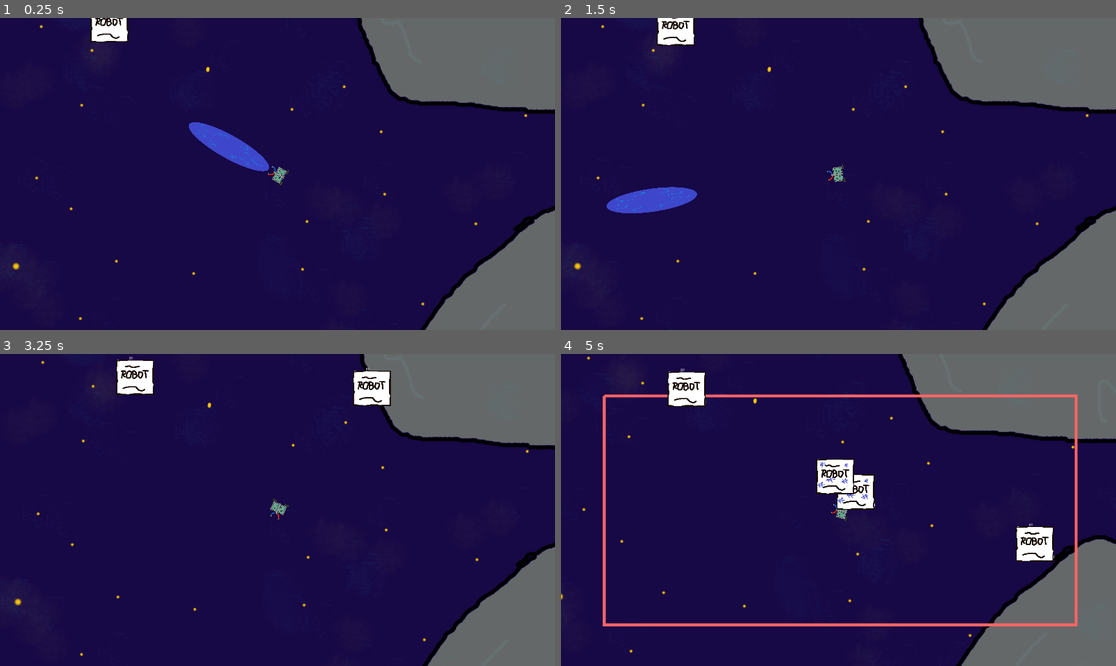
Above: before the commit, frames 1-4 (two rows, left to right).
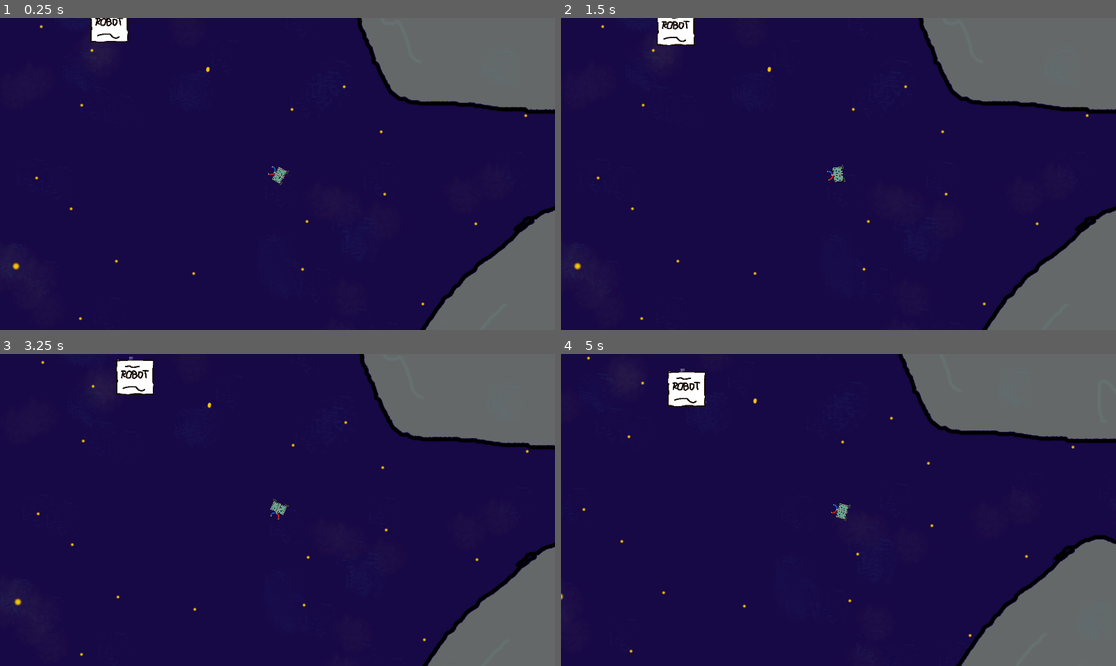
Above: after the commit, the same moments.

Repository: game-jam-team-gut/not-so-lonely
Game: Godot game, scene res://Space.tscn
Two runs of this game, one before a commit and one after it. Both use one fixed random seed, a clock stepped at 60 frames per second and the inputs below.
Inputs (mouse positions are in pixels of both pictures, inside the frame that each line leads up to):
- Up to frame 1 (0.25 s): no input
- Up to frame 2 (1.5 s): move the mouse to (960, 158) at 0.52 s; hold Right mouse button (m2) 0.53-1.28 s; move the mouse to (727, 189) at 1.27 s; click (727, 189) at 1.35 s
- Up to frame 3 (3.25 s): right-click (166, 525) at 1.55 s; move the mouse to (333, 441) at 2.02 s; hold Right mouse button (m2) 2.03-2.78 s; move the mouse to (249, 572) at 2.77 s; right-click (249, 572) at 2.85 s
- Up to frame 4 (5 s): move the mouse to (1005, 556) at 3.52 s; press the mouse at (1005, 556) at 3.53 s; right-click (1005, 556) at 3.8 s; move the mouse to (672, 463) at 4.27 s; release the mouse at (672, 463) at 4.28 s; right-click (672, 463) at 4.35 s

The runs differ from the first frame. In frame 1, 1.0% of the frame differs, in the area x 34-49%, y 33-50%; in frame 2, 1.0%; in frame 3, 0.8%; in frame 4, 4.9%, in the area x 7-94%, y 12-88%.

Commit message:
Working Magnetic Field

Diff:
--- a/Space/Barney.tscn
+++ b/Space/Barney.tscn
@@ -1,12 +1,11 @@
-[gd_scene load_steps=7 format=2]
+[gd_scene load_steps=6 format=2]
 
 [ext_resource path="res://Space/Barney/Barney.png" type="Texture" id=1]
-[ext_resource path="res://Space/Barney/MagneticField.png" type="Texture" id=3]
 [ext_resource path="res://Space/Barney/Barney.gd" type="Script" id=4]
 [ext_resource path="res://Space/Barney/CameraControl.gd" type="Script" id=5]
 
 [sub_resource type="RectangleShape2D" id=1]
-extents = Vector2( 159.674, 39.8837 )
+extents = Vector2( 10.4521, 30.1322 )
 
 [sub_resource type="RectangleShape2D" id=2]
 extents = Vector2( 30.0859, 30.0781 )
@@ -29,16 +28,11 @@
 [node name="Rotates" type="Node2D" parent="."]
 
 [node name="MagneticField" type="Area2D" parent="Rotates"]
-position = Vector2( -191, 0 )
+position = Vector2( -213.425, 0.529732 )
 
 [node name="CollisionShape2D" type="CollisionShape2D" parent="Rotates/MagneticField"]
-position = Vector2( 382, 0 )
+position = Vector2( 233, -1 )
 shape = SubResource( 1 )
-
-[node name="Sprite" type="Sprite" parent="Rotates/MagneticField/CollisionShape2D"]
-position = Vector2( 1.61982, 0 )
-scale = Vector2( 0.623441, 0.157934 )
-texture = ExtResource( 3 )
 
 [node name="StickingField" type="Area2D" parent="Rotates"]
 
--- a/Space/Barney/Barney.gd
+++ b/Space/Barney/Barney.gd
@@ -2,12 +2,18 @@
 
 signal robot_sticked(pos)
 
+onready var collisionShape2D = get_node("Rotates/MagneticField/CollisionShape2D")
 onready var stickedRobotScene = preload("res://Space/StickedRobot.tscn")
 
 export (int) var speed = 200
 
 var targetPosition = Vector2()
 var velocity = Vector2()
+var minimalMagneticFieldPositionX
+
+func _ready():
+	minimalMagneticFieldPositionX = collisionShape2D.position.x
+	print(minimalMagneticFieldPositionX)
 
 func rotate_barney():
 	get_node("Rotates").look_at(get_global_mouse_position())
@@ -19,16 +25,16 @@
 		targetPosition = position
 
 func check_magnetic_field():
-	var collisionShape2D = get_node("Rotates/MagneticField/CollisionShape2D")
 	var xChange = 10.0
 
 	if Input.is_action_pressed("m2"):
-		collisionShape2D.shape.extents.x += xChange
-		collisionShape2D.position.x += xChange
+		if collisionShape2D.position.x < get_viewport().size.x / 2.5:
+			collisionShape2D.shape.extents.x += xChange
+			collisionShape2D.position.x += xChange
 	else:
-		pass
-		#collisionShape2D.shape.extents.x -= resize_amount * 0.5
-		#collisionShape2D.position.x -= resize_amount * 0.5
+		if collisionShape2D.position.x > minimalMagneticFieldPositionX:
+			collisionShape2D.shape.extents.x -= xChange
+			collisionShape2D.position.x -= xChange
 
 func get_input():
 	check_movement()
